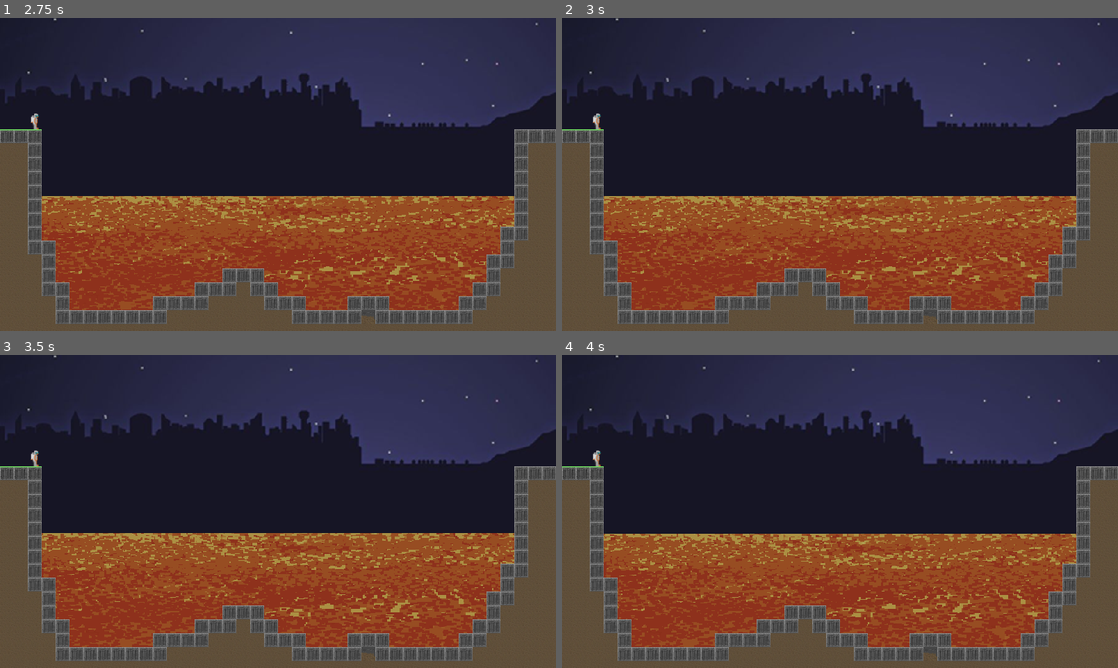
Above: before the commit, frames 1-4 (two rows, left to right).
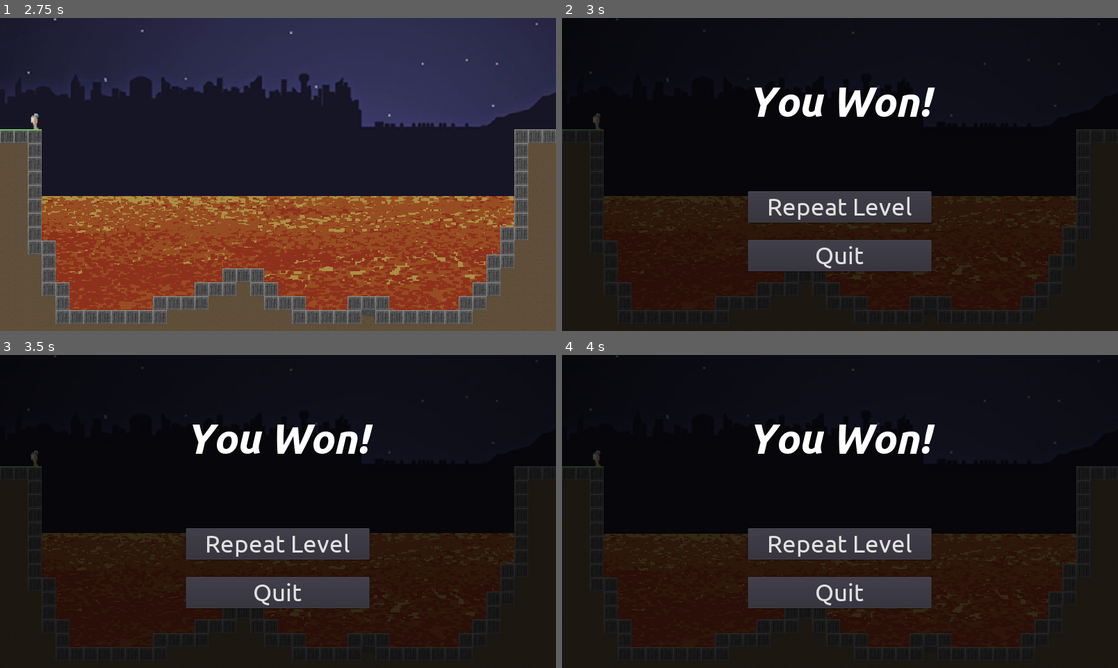
Above: after the commit, the same moments.

Repository: jtuttle/bridger
Game: Godot game, scene res://objects/levels/game/game.tscn
Same seed, same stepped clock (60 frames per second), same inputs: the game is played once before the commit and once after it.
Inputs:
- Up to frame 1 (2.75 s): hold Escape (bring_up_ui) 0.53-1.25 s; hold Space (drop_piece) 0.53-1.25 s; click "Repeat Level" at 1.25 s; tap Up (rotate_clockwise) at 2.1 s
- Up to frame 2 (3 s): tap Enter at 2.75 s; hold Escape (bring_up_ui) from 2.78 s (still down); hold Down (rotate_counter_clockwise) from 2.78 s (still down)
- Up to frame 3 (3.5 s): keep holding Escape (bring_up_ui); keep holding Down (rotate_counter_clockwise)
- Up to frame 4 (4 s): keep holding Escape (bring_up_ui); release Down (rotate_counter_clockwise) at 3.53 s; tap Space (drop_piece) at 3.6 s

Frame 1 is identical in both runs. In frame 2, 99% of the frame differs, in the area x 0-100%, y 0-100%; in frame 3, 99%; in frame 4, 99%.

Commit message:
working win cycle

Diff:
--- a/objects/levels/level_controller.gd
+++ b/objects/levels/level_controller.gd
@@ -244,6 +244,16 @@
 	_hide_win_screen()
 	_hide_lose_screen()
 
+	# TODO: REFACTOR ME PLZ
+	# Manually resetting controller state (barf)
+	_piece = null
+	_spawn_piece()
+	_timer.start()
+
+	_tile_map = $level_holder/level_1/tile_map #TODO MAKE THIS A DYNAMIC PATH
+	_level = $level_holder/level_1
+
+	_victory = false
 
 func _show_win_screen():
 	$ui/color_rect.visible = true
